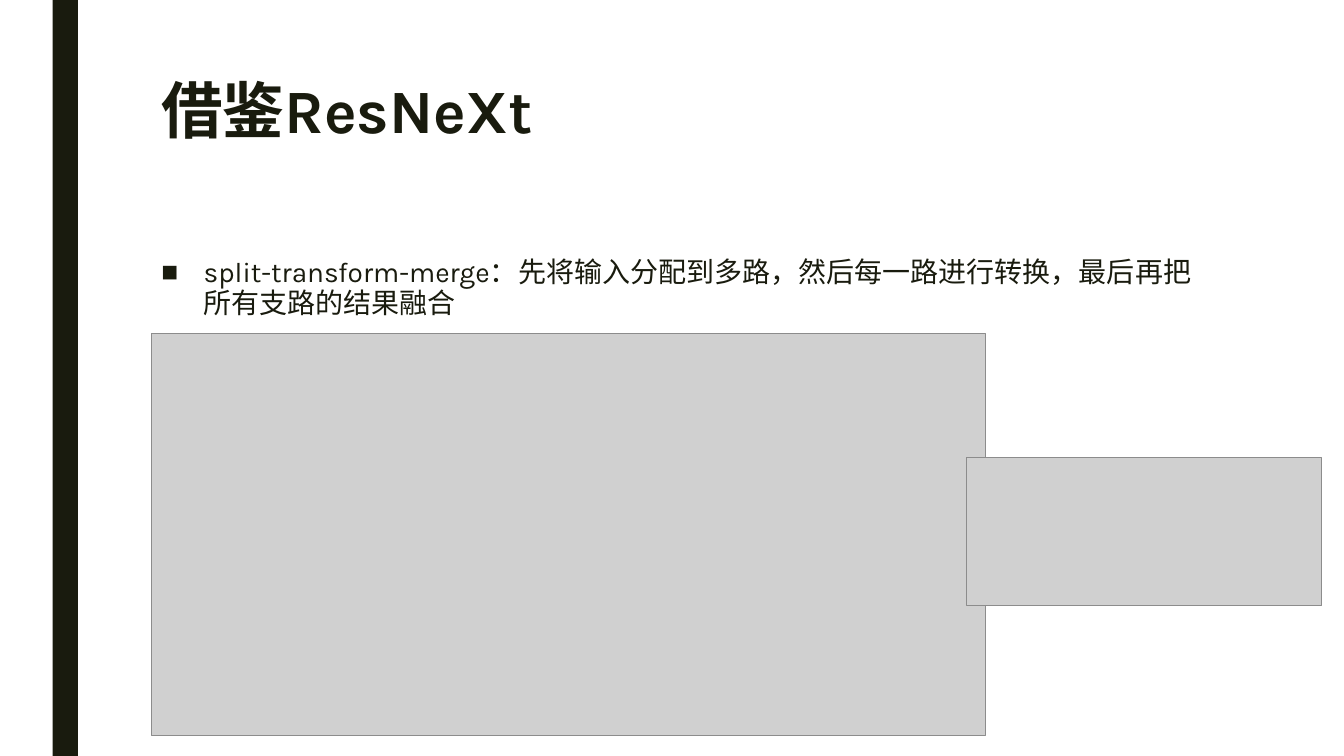
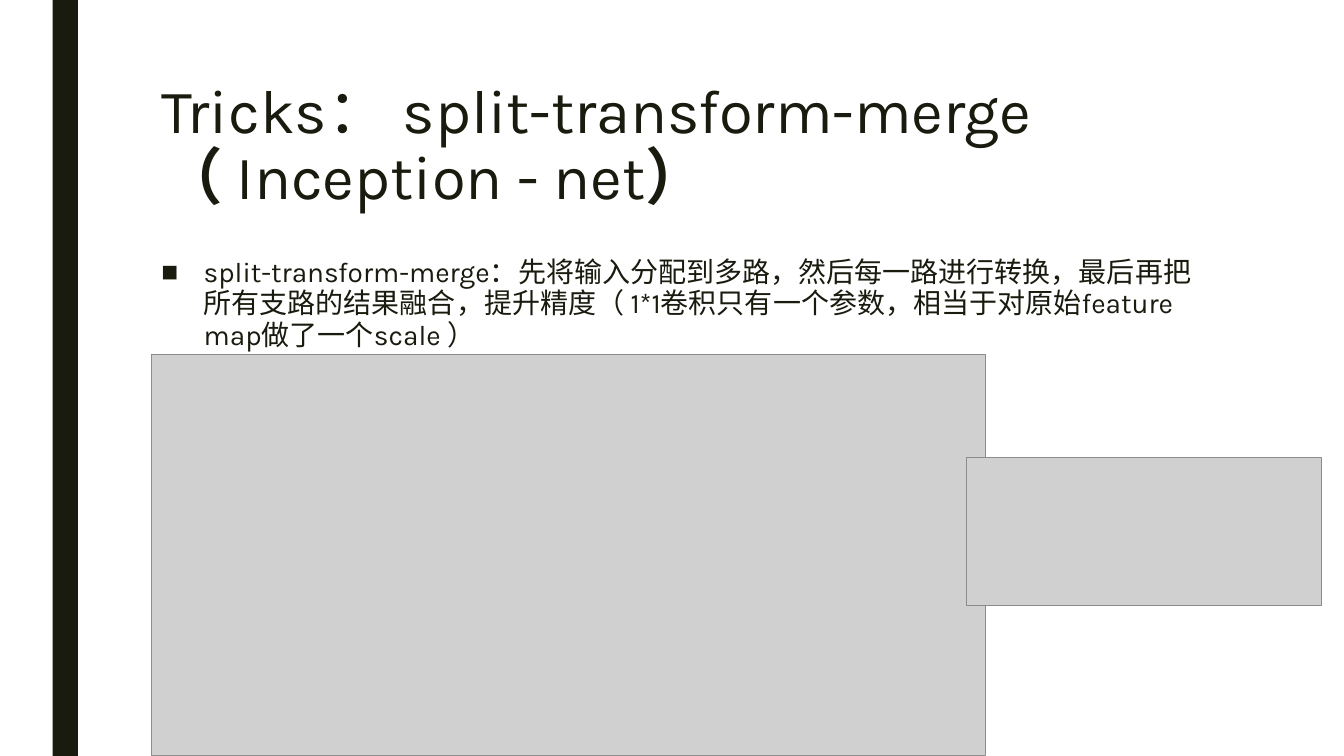
Before and after one commit to Iranb/NoteBook, a slide deck: slide 4 of Paper Notes/ResNetSt/ResNetSt.pptx (slide 3 before the commit). Drawn at 1344x756 pixels with LibreOffice and Linux fonts; fonts in the diff are those of the drawing; grey boxes stand for pictures. Boxes give left, top, right and bottom in pixels: in the first picture for what was removed or moved away, otherwise in the second. Text is boxed around its words. In the diff, an @@ line names an element or a change of style, - is before the commit and + after.

```diff
--- a/Paper Notes/ResNetSt/ResNetSt.pptx
+++ b/Paper Notes/ResNetSt/ResNetSt.pptx
@@ title at bbox=[161, 90, 1031, 214]: text changed; bold off @@
-借鉴ResNeXt
+Tricks： split-transform-merge（ Inception - net）
@@ text at bbox=[204, 258, 1191, 352]: text changed @@
-■ split-transform-merge：先将输入分配到多路，然后每一路进行转换，最后再把所有支路的结果融合
+■ split-transform-merge：先将输入分配到多路，然后每一路进行转换，最后再把所有支路的结果融合，提升精度（ 1*1卷积只有一个参数，相当于对原始feature map做了一个scale ）
@@ picture: place and size @@
-picture at bbox=[151, 334, 985, 736]
+picture at bbox=[151, 354, 985, 756]
```
Also in this commit, not shown: 2 other slides changed, 9 slides added, 2 slides removed, 9 other files.
